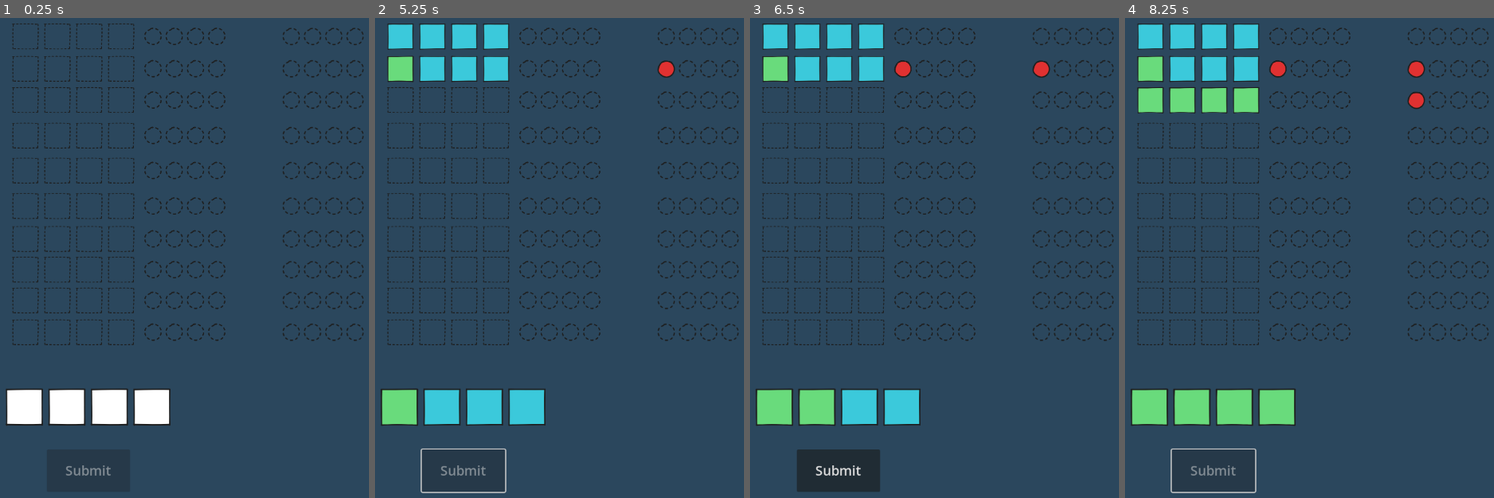
Above: before the commit, frames 1-4 (left to right).
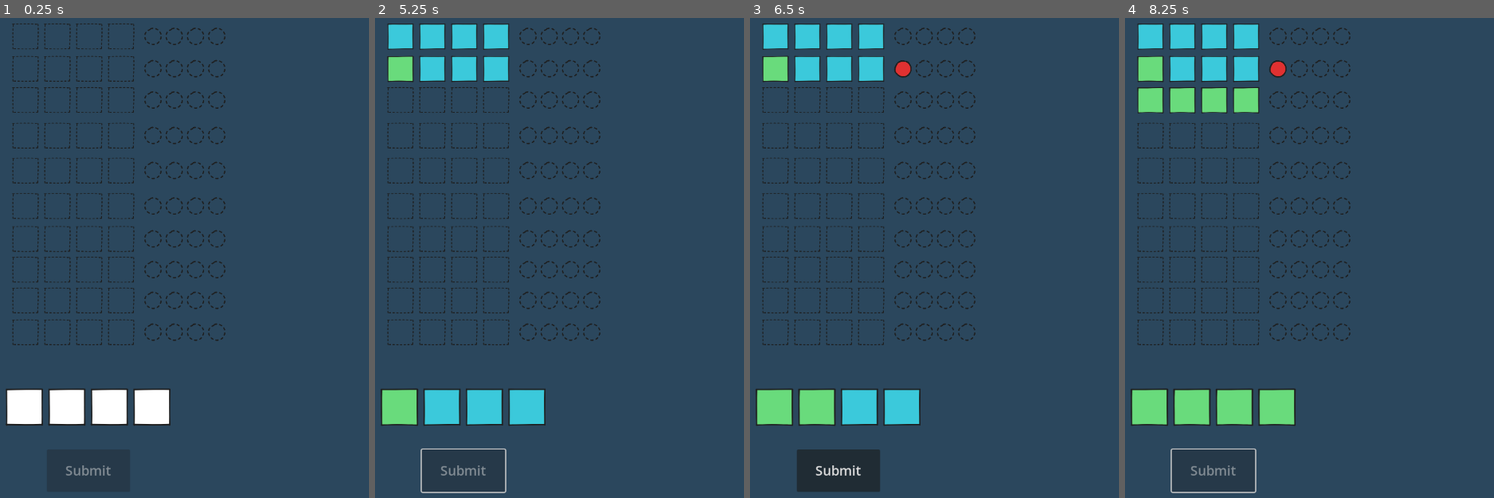
Above: after the commit, the same moments.

Repository: mromphf/mastermind
Game: Godot game, scene res://root.tscn
Two runs of this game, one before a commit and one after it. Both use one fixed random seed, a clock stepped at 60 frames per second and the inputs below.
Inputs (mouse positions are in pixels of both pictures, inside the frame that each line leads up to):
- Up to frame 1 (0.25 s): no input
- Up to frame 2 (5.25 s): click (400, 406) at 0.5 s; click (441, 406) at 1.25 s; click (485, 406) at 2 s; click (526, 406) at 2.75 s; click "Submit" at 3.5 s; click (400, 406) at 4.25 s; click "Submit" at 5 s
- Up to frame 3 (6.5 s): click (816, 406) at 5.75 s
- Up to frame 4 (8.25 s): click (1235, 406) at 6.5 s; click (1276, 406) at 7.25 s; click "Submit" at 8 s

The runs differ from the first frame. In frame 1, 0.9% of the frame differs, in the area x 76-99%, y 1-68%; in frame 2, 1.0%; in frame 3, 1.0%; in frame 4, 1.1%.

Commit message:
Hide static hints.

Diff:
--- a/Hints.gd
+++ b/Hints.gd
@@ -13,6 +13,7 @@
 
 
 func reset():
+	_idx = 0
 	for h in $Control.get_children():
 		h.set_texture(Code.hint_map[Code.Hints.EMPTY])
 
--- a/output.gd
+++ b/output.gd
@@ -10,28 +10,28 @@
 
 
 func render_hints(correct: int, white: int):
-	var hints = $Hints.get_children()
-
-	for hint in hints.slice(0, correct):
-		hint.set_texture(Code.hint_map[2])
-
-	for hint in hints.slice(correct, correct + white):
-		hint.set_texture(Code.hint_map[1])
+#	var hints = $Hints_old.get_children()
+#
+#	for hint in hints.slice(0, correct):
+#		hint.set_texture(Code.hint_map[2])
+#
+#	for hint in hints.slice(correct, correct + white):
+#		hint.set_texture(Code.hint_map[1])
 
 	var reds = range(correct).map(func(_x): return Code.hint_map[Code.Hints.RED])
 	var whites = range(white).map(func(_x): return Code.hint_map[Code.Hints.WHITE])
 
-	$Hints_new.render(whites + reds)
+	$Hints.render(whites + reds)
 
 
 func reset():
 	for ipt in inputs.values():
 		ipt.set_texture(Code.EMPTY_BOX)
 
-	for h in $Hints.get_children():
-		h.set_texture(Code.EMPTY_CIRCLE)
+#	for h in $Hints_old.get_children():
+#		h.set_texture(Code.EMPTY_CIRCLE)
 
-	$Hints_new.reset()
+	$Hints.reset()
 
 func _ready():
 	inputs = {
--- a/output.tscn
+++ b/output.tscn
@@ -34,10 +34,11 @@
 scale = Vector2(0.35, 0.35)
 texture = ExtResource("1_u66y8")
 
-[node name="Hints_new" parent="." instance=ExtResource("3_xpa0y")]
+[node name="Hints" parent="." instance=ExtResource("3_xpa0y")]
 position = Vector2(260, 20)
 
-[node name="Hints" type="Control" parent="."]
+[node name="Hints_old" type="Control" parent="."]
+visible = false
 layout_mode = 3
 anchors_preset = 0
 offset_left = 520.0
@@ -45,22 +46,22 @@
 offset_right = 680.0
 offset_bottom = 61.0
 
-[node name="Hint1" type="Sprite2D" parent="Hints"]
+[node name="Hint1" type="Sprite2D" parent="Hints_old"]
 position = Vector2(20.25, 20.25)
 scale = Vector2(0.5, 0.5)
 texture = ExtResource("2_ij8el")
 
-[node name="Hint2" type="Sprite2D" parent="Hints"]
+[node name="Hint2" type="Sprite2D" parent="Hints_old"]
 position = Vector2(60.25, 20.25)
 scale = Vector2(0.5, 0.5)
 texture = ExtResource("2_ij8el")
 
-[node name="Hint3" type="Sprite2D" parent="Hints"]
+[node name="Hint3" type="Sprite2D" parent="Hints_old"]
 position = Vector2(100.25, 20.25)
 scale = Vector2(0.5, 0.5)
 texture = ExtResource("2_ij8el")
 
-[node name="Hint4" type="Sprite2D" parent="Hints"]
+[node name="Hint4" type="Sprite2D" parent="Hints_old"]
 position = Vector2(140.25, 20.25)
 scale = Vector2(0.5, 0.5)
 texture = ExtResource("2_ij8el")
